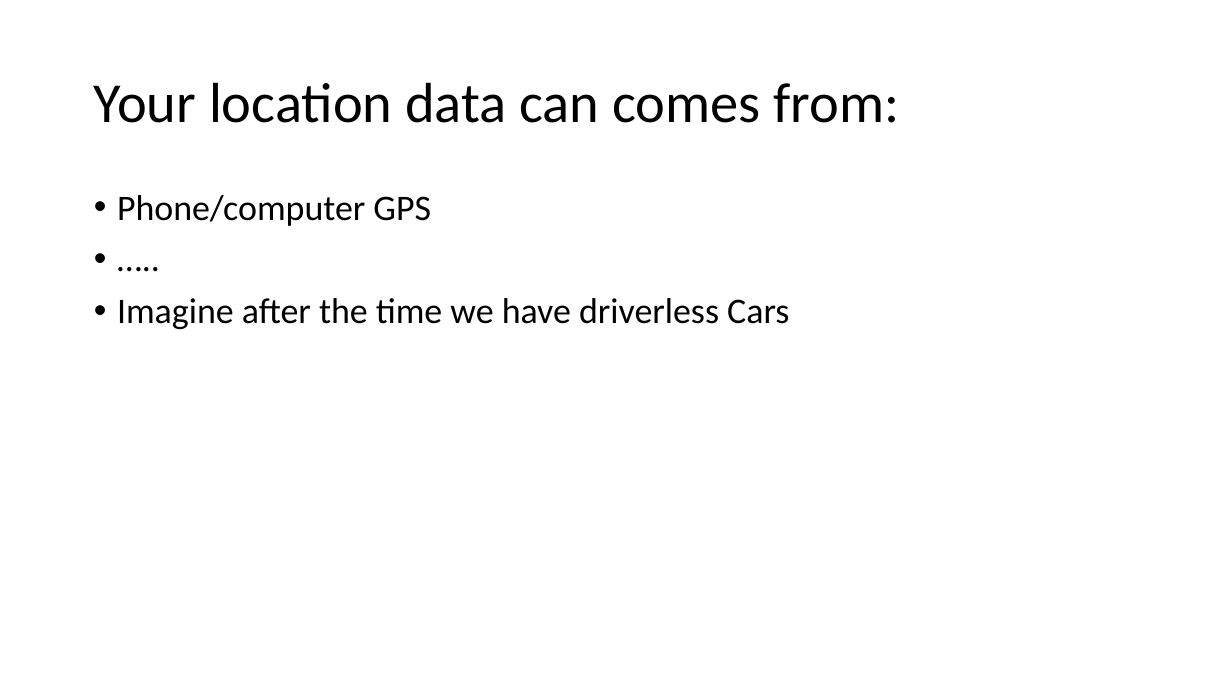
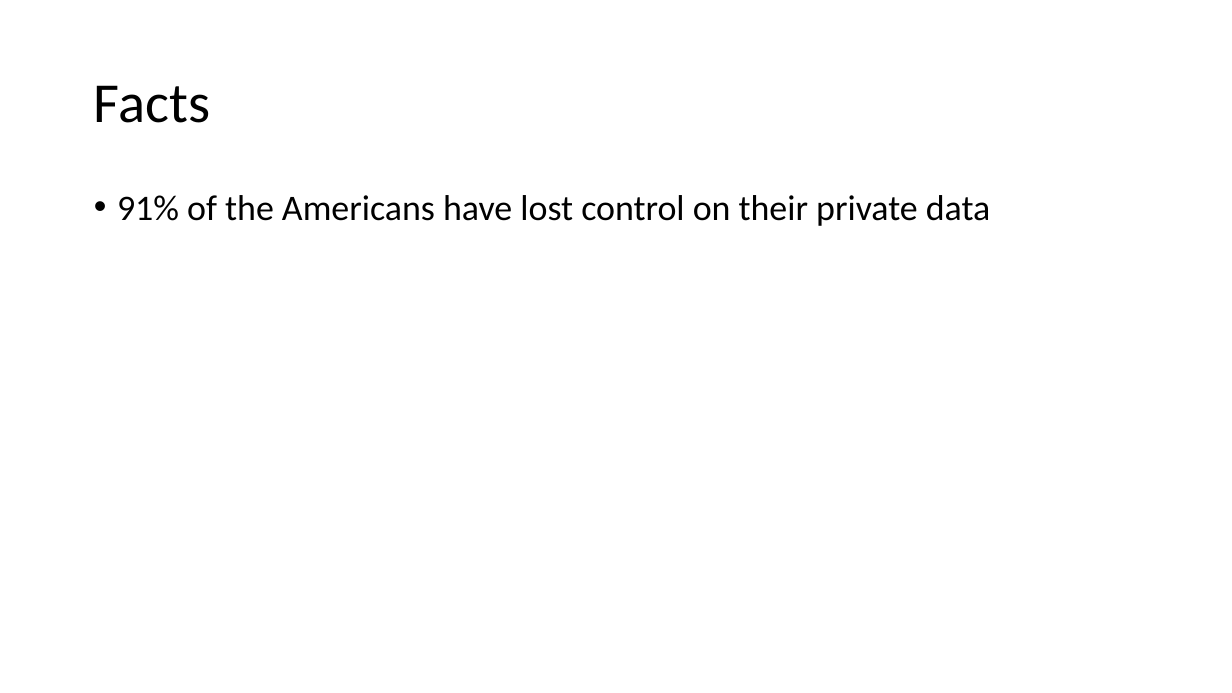
Before and after one commit to shank121991/winthesislocation, a slide deck: slide 3 of Writings/Final.pptx. Drawn at 1232x693 pixels with LibreOffice and Linux fonts; fonts in the diff are those of the drawing. Boxes give left, top, right and bottom in pixels: in the first picture for what was removed or moved away, otherwise in the second. Text is boxed around its words. In the diff, an @@ line names an element or a change of style, - is before the commit and + after.

```diff
--- a/Writings/Final.pptx
+++ b/Writings/Final.pptx
@@ title at box(94, 85, 210, 123): text changed @@
-Your location data can comes from:
+Facts
@@ text at box(117, 195, 991, 226): text changed @@
-• Phone/computer GPS
-• …..
-• Imagine after the time we have driverless Cars
+• 91% of the Americans have lost control on their private data
```
Also in this commit, not shown: 10 slides added, 1 slide removed, 48 other files.
